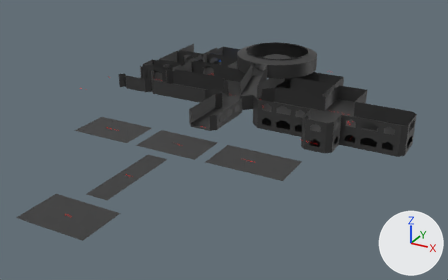
A saved change to the Blender file Assets/Models/ShaderCastle.blend.
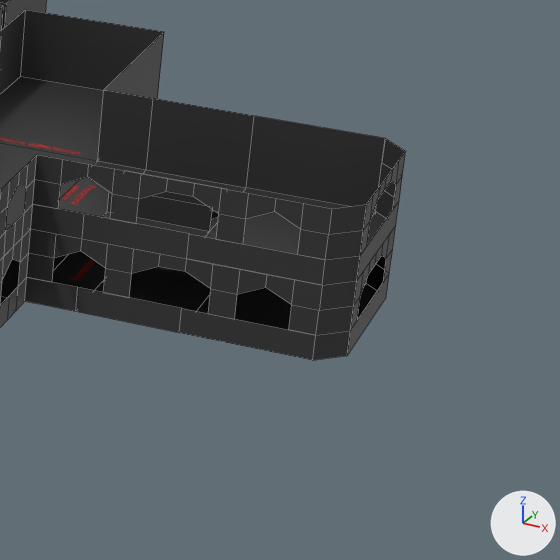
The first picture shows the older version from a camera (50 mm lens) standing at (55.4, -55.6, 44.6) and looking at (3.8, 38.2, -2.3). The close-ups show the older and then the newer version on the part from 75% to 100% of the width and 30% to 71% of the height of that picture. Only the edits that show in the close-ups are written down. The axes (+X, +Y, +Z) are drawn at lower right. The lights are the same throughout. The close-ups show mesh edges as thin lines.

Objects in the first close-up: 'Floor +0 -col', 'Floor -1 -col' and 3 more.
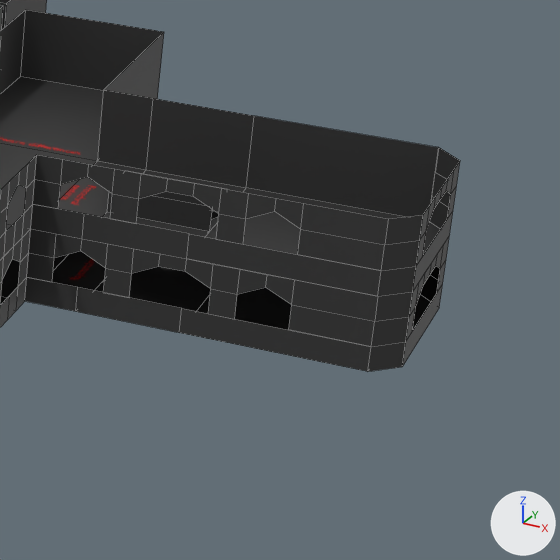
Boxes (x1, y1, x2, y2) around the edits, measured in the close-ups (560 x 560 px; the box of a moved part takes in the faces that stretch with it):
'Floor +0 -col', reshaped: before (0, 0, 406, 285); after (0, 0, 460, 296)
'Floor -1 -col', reshaped: before (0, 211, 396, 360); after (0, 211, 450, 371)
part 1 of me_plane_004, moved or reshaped: before (187, 116, 406, 285); after (187, 116, 460, 296)
part 2 of me_plane_010, moved or reshaped: before (179, 225, 396, 360); after (179, 235, 450, 371)

What the commit changed:
me_plane_004 is used by ob_floor__0__col; location (0.0, 0.0, 0.0).
me_plane_004 had 632 vertices, 440 faces, 5 loose edges and spanned x -28.0..35.0, y -4.0..79.0, z -3.0..6.0.
me_plane_004 now has 632 vertices, 440 faces, 5 loose edges and spans x -28.0..37.0, y -4.0..79.0, z -3.0..6.0.
me_plane_004 part 1: all 28 vertices in x 34.0..35.0, y 48.0..56.0, z 0.0..3.0 are moved by (2.0, 0.0, 0.0).
me_plane_010 is used by ob_floor__1__col; location (0.0, 0.0, -3.0).
me_plane_010 had 170 vertices, 112 faces and spanned x 4.0..35.0, y 43.0..64.0, z 0.0..3.0.
me_plane_010 now has 170 vertices, 112 faces and spans x 4.0..37.0, y 43.0..64.0, z 0.0..3.0.
me_plane_010 part 2: all 28 vertices in x 34.0..35.0, y 48.0..56.0, z 0.0..3.0 are moved by (2.0, 0.0, 0.0).
